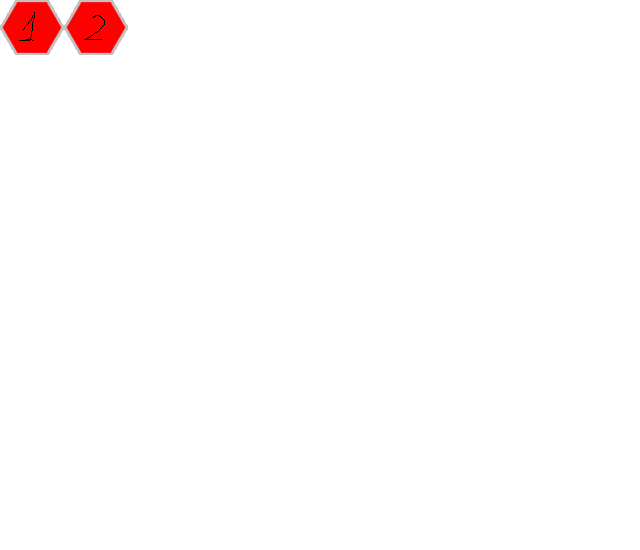
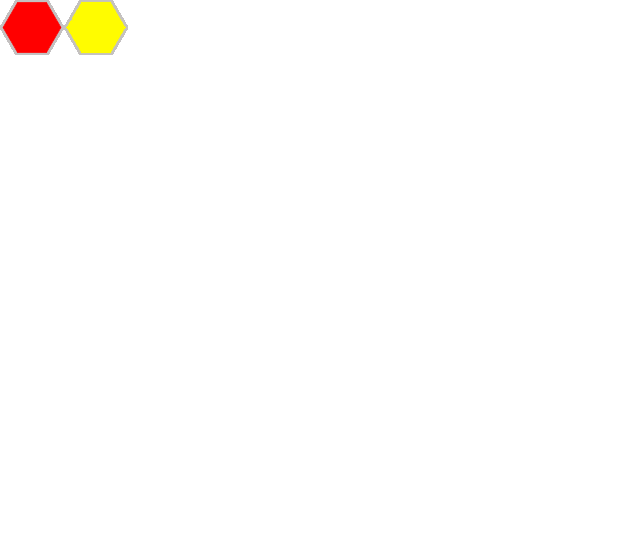
Two versions of the same layered image (640x550). Layer-by-layer changes:
renamed "Layer 1" to "Polygon 1", painted on it over [19, 1, 126, 54]
